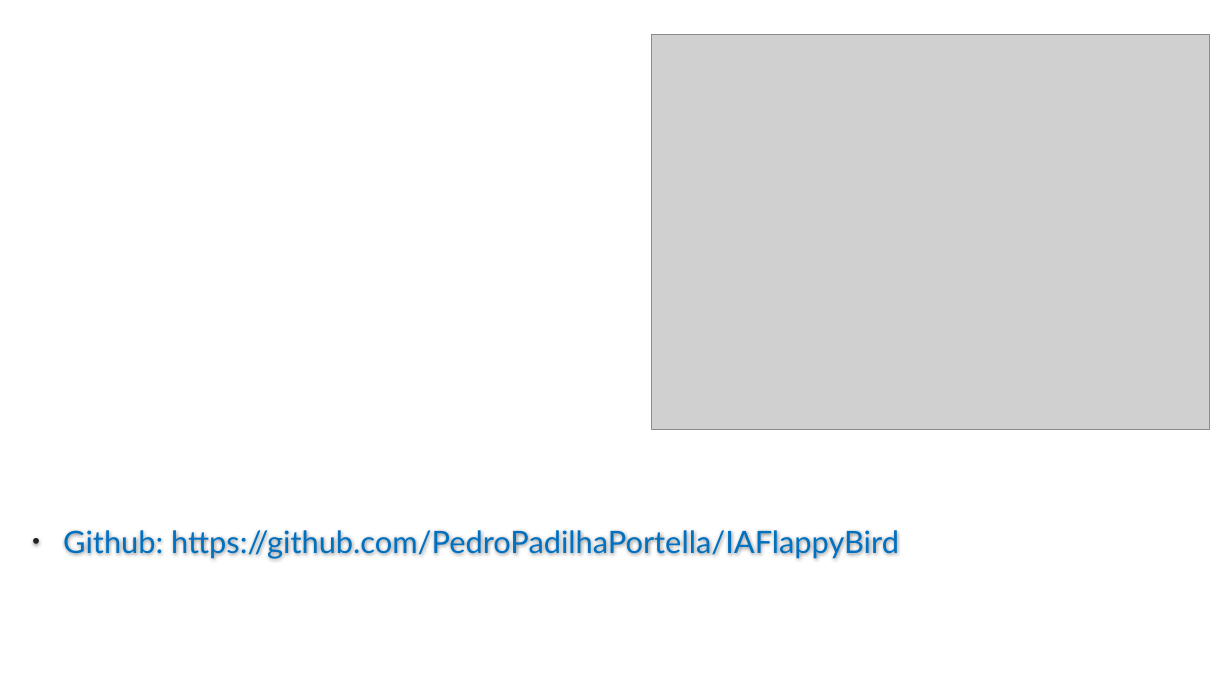
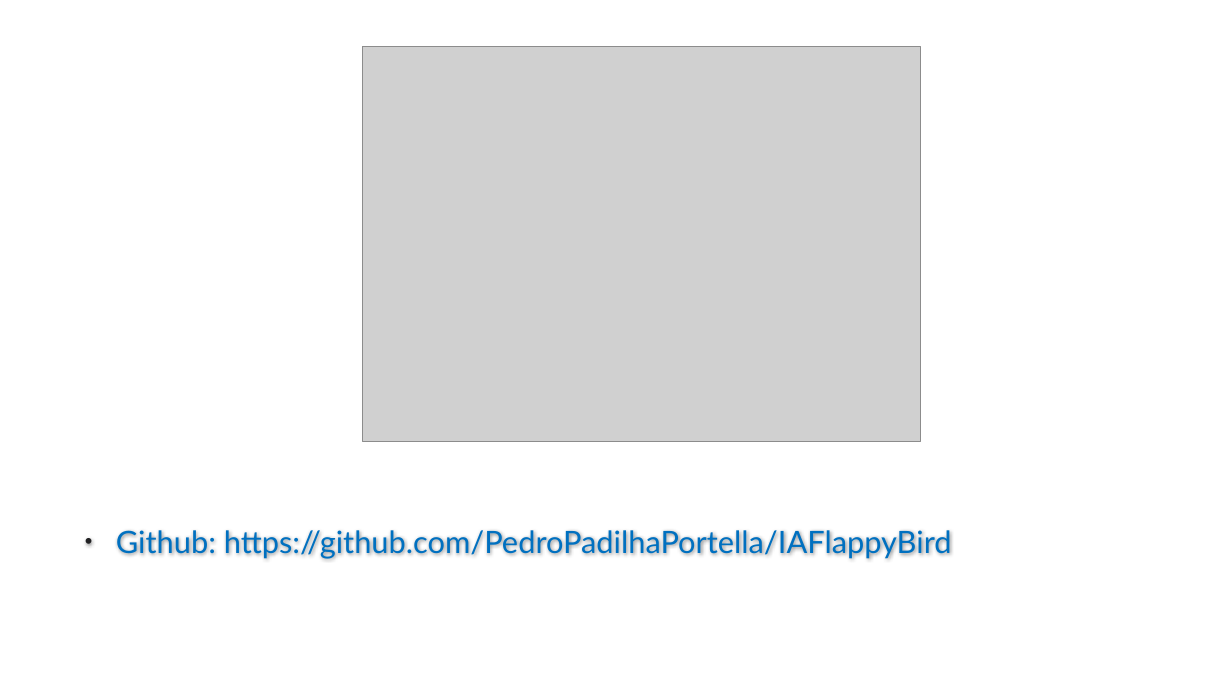
Before and after one commit to PedroPadilhaPortella/IAFlappyBird, a slide deck: slide 12 of FlappyBird.pptx (slide 13 before the commit). Drawn at 1232x693 pixels with LibreOffice and Linux fonts; fonts in the diff are those of the drawing; grey boxes stand for pictures; background and template pictures are left out. Boxes give left, top, right and bottom in pixels: in the first picture for what was removed or moved away, otherwise in the second. Text is boxed around its words. In the diff, an @@ line names an element or a change of style, - is before the commit and + after.

```diff
--- a/FlappyBird.pptx
+++ b/FlappyBird.pptx
@@ picture: place and size @@
-picture at [652, 34, 1210, 429]
+picture at [362, 46, 921, 441]
@@ text "Github: https://github.com/PedroPadilhaPortella/IAFlappyBird": place and size @@
-text "Github: https://github.com/PedroPadilhaPortella/IAFlappyBird" at [63, 530, 899, 559]
+text "Github: https://github.com/PedroPadilhaPortella/IAFlappyBird" at [116, 530, 952, 559]
```
Also in this commit, not shown: 1 other slide changed, 1 slide removed, 2 other files.
